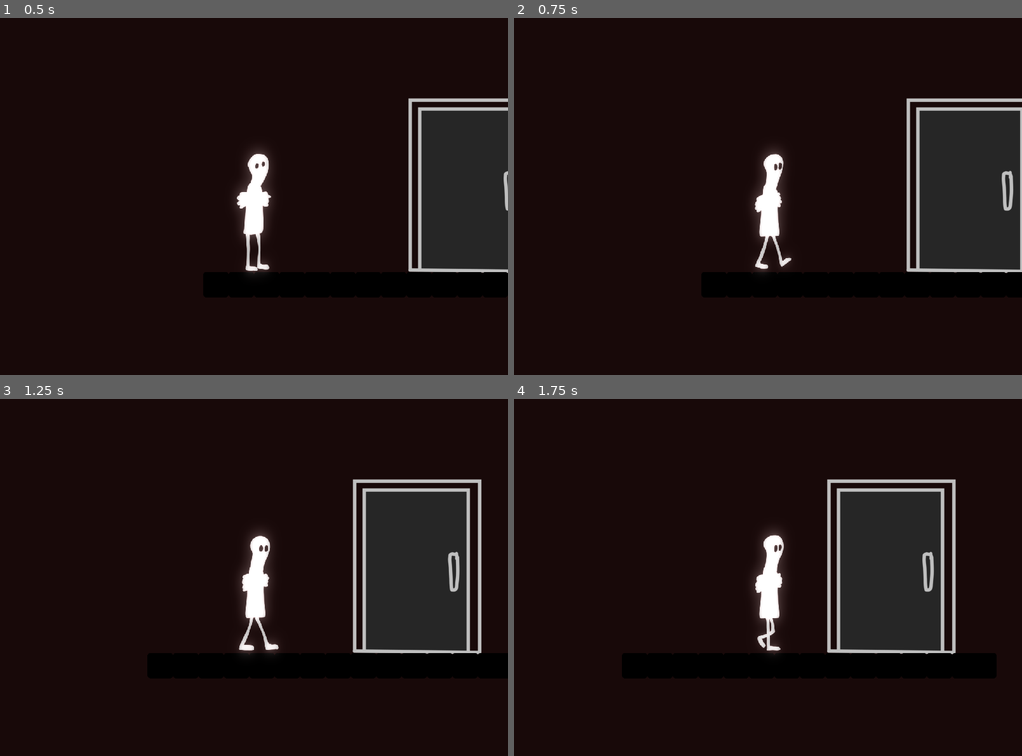
Above: before the commit, frames 1-4 (two rows, left to right).
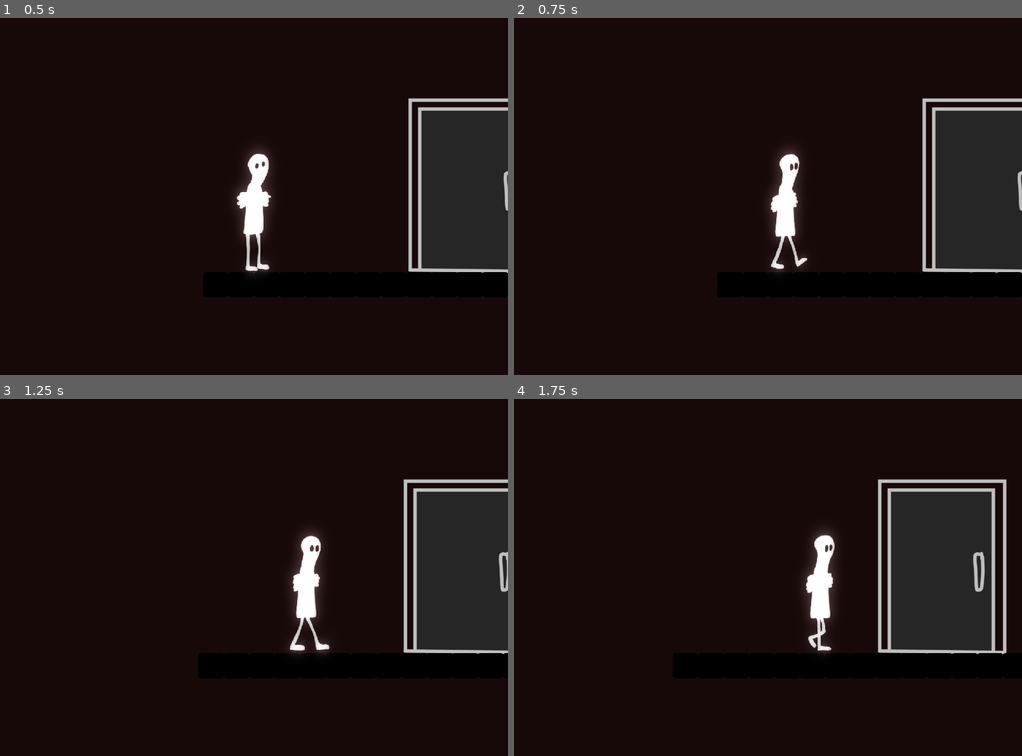
Above: after the commit, the same moments.

Repository: Hexadoon/phobia
Game: Godot game, scene res://character/World.tscn
Same seed, same stepped clock (60 frames per second), same inputs: the game is played once before the commit and once after it. This scene is started directly instead of the project's main scene. The engine's default icon, where the game draws it, is replaced by a stand-in: a white triangle on a blue panel in a dark square.
Inputs:
- Up to frame 1 (0.5 s): no input
- Up to frame 2 (0.75 s): tap Enter (ui_accept) at 0.5 s; hold Right (ui_right) from 0.53 s (still down)
- Up to frame 3 (1.25 s): keep holding Right (ui_right); tap Enter (ui_accept) at 0.77 s
- Up to frame 4 (1.75 s): keep holding Right (ui_right); tap Enter (ui_accept) at 1.52 s

Frame 1 is identical in both runs. In frame 2, 4.7% of the frame differs, in the area x 46-100%, y 22-72%; in frame 3, 12%; in frame 4, 14%, in the area x 47-97%, y 22-72%.

Commit message:
camera now has offset when following player

Diff:
--- a/character/Player.tscn
+++ b/character/Player.tscn
@@ -70,9 +70,14 @@
 "name": "Crouch_Transition",
 "speed": 5.0
 }, {
-"frames": [ ExtResource( 21 ), ExtResource( 1 ), ExtResource( 23 ), ExtResource( 22 ), ExtResource( 2 ), ExtResource( 4 ), ExtResource( 24 ), ExtResource( 10 ) ],
+"frames": [ ExtResource( 5 ), ExtResource( 52 ), ExtResource( 33 ) ],
 "loop": true,
-"name": "Walk",
+"name": "Idle",
+"speed": 5.0
+}, {
+"frames": [ ExtResource( 50 ), ExtResource( 57 ), ExtResource( 43 ), ExtResource( 54 ), ExtResource( 44 ), ExtResource( 12 ), ExtResource( 51 ), ExtResource( 53 ) ],
+"loop": true,
+"name": "Crouch_Walk",
 "speed": 10.0
 }, {
 "frames": [ ExtResource( 59 ), ExtResource( 7 ), ExtResource( 25 ) ],
@@ -80,39 +85,29 @@
 "name": "Idle_Blinking",
 "speed": 10.0
 }, {
-"frames": [ ExtResource( 18 ), ExtResource( 17 ), ExtResource( 20 ) ],
-"loop": true,
-"name": "Climb_Transition",
-"speed": 7.0
-}, {
 "frames": [ ExtResource( 3 ), ExtResource( 58 ), ExtResource( 46 ), ExtResource( 36 ), ExtResource( 9 ), ExtResource( 41 ), ExtResource( 42 ), ExtResource( 40 ), ExtResource( 47 ), ExtResource( 49 ), ExtResource( 45 ), ExtResource( 48 ) ],
 "loop": true,
 "name": "Idle_Looking_Around",
 "speed": 10.0
 }, {
-"frames": [ ExtResource( 39 ), ExtResource( 28 ), ExtResource( 27 ), ExtResource( 56 ), ExtResource( 15 ), ExtResource( 35 ), ExtResource( 34 ), ExtResource( 29 ) ],
+"frames": [ ExtResource( 26 ) ],
 "loop": true,
-"name": "Jump",
+"name": "Idle_to_Walk",
 "speed": 10.0
 }, {
-"frames": [ ExtResource( 5 ), ExtResource( 52 ), ExtResource( 33 ) ],
+"frames": [ ExtResource( 18 ), ExtResource( 17 ), ExtResource( 20 ) ],
 "loop": true,
-"name": "Idle",
-"speed": 5.0
+"name": "Climb_Transition",
+"speed": 7.0
 }, {
 "frames": [ ExtResource( 19 ), ExtResource( 14 ), ExtResource( 13 ), ExtResource( 16 ) ],
 "loop": true,
 "name": "Climb",
 "speed": 7.0
 }, {
-"frames": [ ExtResource( 50 ), ExtResource( 57 ), ExtResource( 43 ), ExtResource( 54 ), ExtResource( 44 ), ExtResource( 12 ), ExtResource( 51 ), ExtResource( 53 ) ],
+"frames": [ ExtResource( 39 ), ExtResource( 28 ), ExtResource( 27 ), ExtResource( 56 ), ExtResource( 15 ), ExtResource( 35 ), ExtResource( 34 ), ExtResource( 29 ) ],
 "loop": true,
-"name": "Crouch_Walk",
-"speed": 10.0
-}, {
-"frames": [ ExtResource( 26 ) ],
-"loop": true,
-"name": "Idle_to_Walk",
+"name": "Jump",
 "speed": 10.0
 }, {
 "frames": [ ExtResource( 38 ), ExtResource( 37 ), ExtResource( 55 ), ExtResource( 11 ), ExtResource( 38 ) ],
@@ -124,6 +119,11 @@
 "loop": true,
 "name": "Crouch_Idle",
 "speed": 5.0
+}, {
+"frames": [ ExtResource( 21 ), ExtResource( 1 ), ExtResource( 23 ), ExtResource( 22 ), ExtResource( 2 ), ExtResource( 4 ), ExtResource( 24 ), ExtResource( 10 ) ],
+"loop": true,
+"name": "Walk",
+"speed": 10.0
 } ]
 
 [sub_resource type="RectangleShape2D" id=3]
@@ -171,4 +171,5 @@
 
 [node name="Camera2D" type="Camera2D" parent="."]
 current = true
+drag_margin_h_enabled = true
 [connection signal="animation_finished" from="Sprite" to="." method="_on_Sprite_animation_finished"]
--- a/title_screen/Title Screen.tscn
+++ b/title_screen/Title Screen.tscn
@@ -94,7 +94,7 @@
 position = Vector2( 529.34, 253.896 )
 scale = Vector2( 0.455484, 0.455484 )
 frames = SubResource( 1 )
-frame = 2
+frame = 1
 playing = true
 
 [node name="Version" type="Label" parent="Menu"]
Binary file removed: tilesets/graveltiles/gravel_bittimright.png
Not shown, removed: tilesets/graveltiles/gravel_bittimright.png.import
Binary file removed: tilesets/graveltiles/gravel_bottomleft.png
Not shown, removed: tilesets/graveltiles/gravel_bottomleft.png.import
Binary file removed: tilesets/graveltiles/gravel_left.png
Not shown, removed: tilesets/graveltiles/gravel_left.png.import
Binary file removed: tilesets/graveltiles/gravel_middle.png
Not shown, removed: tilesets/graveltiles/gravel_middle.png.import
Binary file removed: tilesets/graveltiles/gravel_right.png
Not shown, removed: tilesets/graveltiles/gravel_right.png.import
Binary file removed: tilesets/graveltiles/gravel_upperight.png
Not shown, removed: tilesets/graveltiles/gravel_upperight.png.import
(and 28 more such lines)
